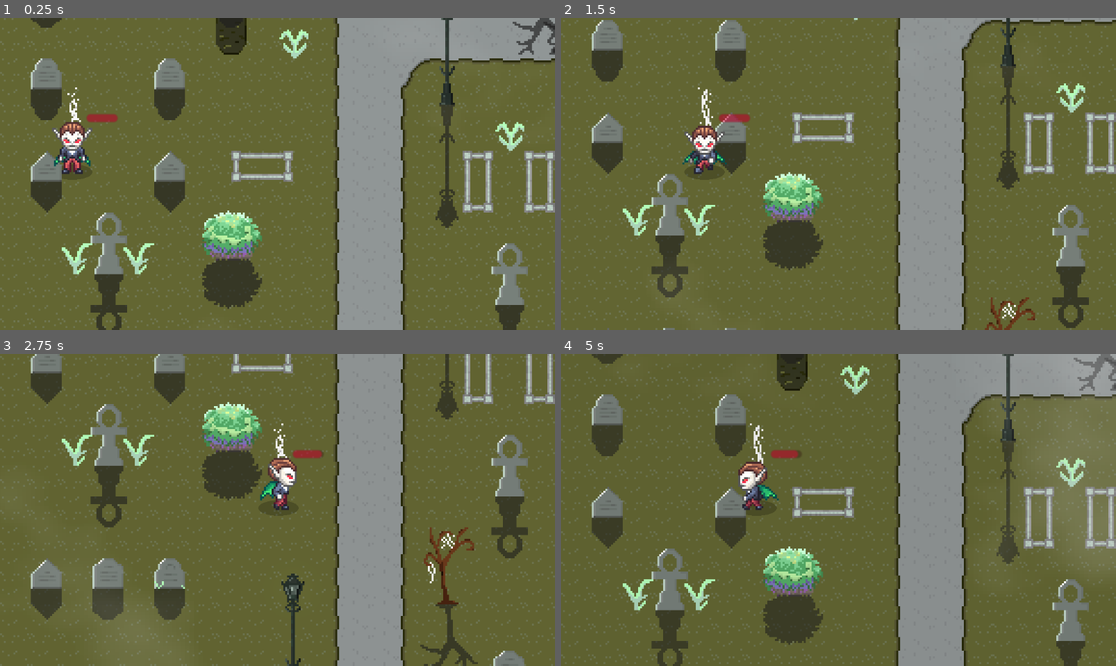
Above: before the commit, frames 1-4 (two rows, left to right).
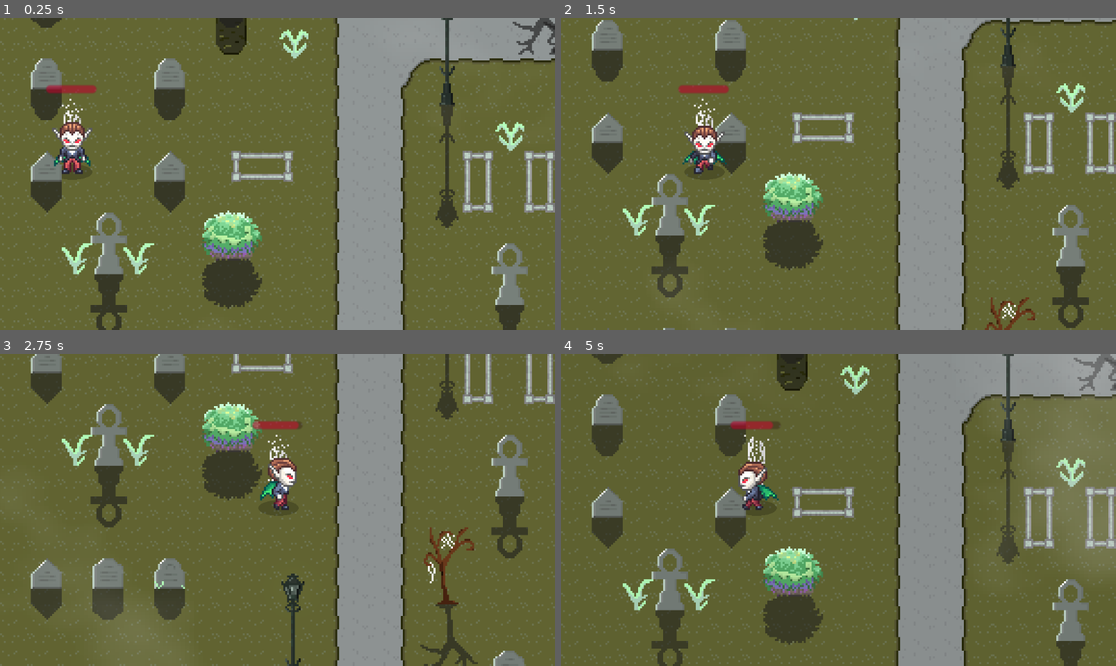
Above: after the commit, the same moments.

Repository: sstrac/shadow_hunters
Game: Godot game, scene res://Scenes/level/Level.tscn
The game is run twice, just before and just after one commit, with the same random seed, the same clock (stepped at 60 frames per second) and the same inputs. The engine's default icon, where the game draws it, is replaced by a stand-in: a white triangle on a blue panel in a dark square.
Inputs:
- Up to frame 1 (0.25 s): no input
- Up to frame 2 (1.5 s): hold D (right) 0.53-1.28 s; hold Down (down) from 1.28 s (still down)
- Up to frame 3 (2.75 s): release Down (down) at 2.03 s; hold D (right) from 2.03 s (still down)
- Up to frame 4 (5 s): release D (right) at 2.78 s; hold Up (up) 2.78-3.53 s; hold A (left) from 3.53 s (still down)

The runs differ from the first frame. In frame 1, 0.5% of the frame differs, in the area x 8-22%, y 21-35%; in frame 2, 0.5%; in frame 3, 0.5%; in frame 4, 0.6%, in the area x 30-44%, y 21-43%.

Commit message:
Flammable trees

Diff:
--- a/Scenes/enemy/Enemy.tscn
+++ b/Scenes/enemy/Enemy.tscn
@@ -1,10 +1,14 @@
-[gd_scene load_steps=9 format=3 uid="uid://bu233gff1gn8a"]
+[gd_scene load_steps=11 format=3 uid="uid://bu233gff1gn8a"]
 
 [ext_resource type="Script" uid="uid://b3uwjqf6n6cf7" path="res://Scripts/enemy/enemy.gd" id="1_aoy28"]
+[ext_resource type="PackedScene" uid="uid://cobetleovo2uf" path="res://Scenes/enemy/FireStarter.tscn" id="2_2hruc"]
 [ext_resource type="PackedScene" uid="uid://72fpu6gyhf23" path="res://Scenes/enemy/EnemySprite.tscn" id="2_sbcbh"]
 [ext_resource type="PackedScene" uid="uid://b48yl0nf8wdqo" path="res://Scenes/HealthComponent.tscn" id="3_2hruc"]
 [ext_resource type="Script" uid="uid://n67u64pp63i3" path="res://Scripts/enemy/enemy_collision.gd" id="4_ynj05"]
 [ext_resource type="PackedScene" uid="uid://c8jx7n7o5ndx" path="res://Scenes/enemy/EnemyDamageCalculator.tscn" id="5_sbcbh"]
+
+[sub_resource type="RectangleShape2D" id="RectangleShape2D_sbcbh"]
+size = Vector2(10, 7)
 
 [sub_resource type="RectangleShape2D" id="RectangleShape2D_xeo28"]
 size = Vector2(5.9849815, 5.867138)
@@ -12,16 +16,17 @@
 [sub_resource type="RectangleShape2D" id="RectangleShape2D_2hruc"]
 size = Vector2(17.422424, 18.823877)
 
-[sub_resource type="RectangleShape2D" id="RectangleShape2D_sbcbh"]
-size = Vector2(10, 7)
+[sub_resource type="CircleShape2D" id="CircleShape2D_ynj05"]
+radius = 5.0
 
 [node name="Enemy" type="CharacterBody2D"]
 script = ExtResource("1_aoy28")
 max_speed = 30
 
-[node name="EnemySprite" parent="." instance=ExtResource("2_sbcbh")]
-
-[node name="HealthComponent" parent="." instance=ExtResource("3_2hruc")]
+[node name="CollisionShape2D" type="CollisionShape2D" parent="."]
+position = Vector2(0, 5.5)
+shape = SubResource("RectangleShape2D_sbcbh")
+debug_color = Color(0.84010965, 0.19445354, 0.8110493, 0.41960785)
 
 [node name="MovementControlArea" type="Area2D" parent="."]
 collision_mask = 3
@@ -41,7 +46,14 @@
 position = Vector2(0.45848516, 4.7684597e-07)
 shape = SubResource("RectangleShape2D_2hruc")
 
-[node name="CollisionShape2D" type="CollisionShape2D" parent="."]
-position = Vector2(0, 5.5)
-shape = SubResource("RectangleShape2D_sbcbh")
-debug_color = Color(0.84010965, 0.19445354, 0.8110493, 0.41960785)
+[node name="FireStarter" parent="." instance=ExtResource("2_2hruc")]
+collision_mask = 5
+
+[node name="CollisionShape2D" type="CollisionShape2D" parent="FireStarter"]
+position = Vector2(-7, -2)
+shape = SubResource("CircleShape2D_ynj05")
+debug_color = Color(0.6427044, 0.5238731, 0.0062856837, 0.41960785)
+
+[node name="EnemySprite" parent="." instance=ExtResource("2_sbcbh")]
+
+[node name="HealthComponent" parent="." instance=ExtResource("3_2hruc")]
--- /dev/null
+++ b/Scenes/enemy/FireStarter.tscn
@@ -0,0 +1,8 @@
+[gd_scene load_steps=2 format=3 uid="uid://cobetleovo2uf"]
+
+[ext_resource type="Script" uid="uid://3q8qo1elhu26" path="res://Scripts/enemy/flame_control.gd" id="1_mlkpa"]
+
+[node name="FireStarter" type="Area2D"]
+script = ExtResource("1_mlkpa")
+
+[connection signal="area_entered" from="." to="." method="_on_area_entered"]
--- a/Scenes/enemy/Wolf.tscn
+++ b/Scenes/enemy/Wolf.tscn
@@ -10,7 +10,7 @@
 size = Vector2(25, 10)
 
 [sub_resource type="RectangleShape2D" id="RectangleShape2D_dvutt"]
-size = Vector2(6.090295, 3.1034675)
+size = Vector2(8.155497, 3.413814)
 
 [node name="Wolf" type="Node2D"]
 script = ExtResource("1_pbcal")
@@ -23,6 +23,7 @@
 [node name="WolfSprite" parent="." instance=ExtResource("3_pbcal")]
 
 [node name="EnemyDamageCalculator" parent="." instance=ExtResource("2_ic838")]
+collision_mask = 2
 damage = 2
 
 [node name="CollisionShape2D" type="CollisionShape2D" parent="EnemyDamageCalculator"]
@@ -34,6 +35,6 @@
 script = ExtResource("5_pbcal")
 
 [node name="CollisionShape2D" type="CollisionShape2D" parent="MovementControlArea"]
-position = Vector2(0.15298116, -1.0000002)
+position = Vector2(3.1529813, -1.5)
 scale = Vector2(2.9052844, 3.2222025)
 shape = SubResource("RectangleShape2D_dvutt")
--- /dev/null
+++ b/Scenes/level/features/FireManager.tscn
@@ -0,0 +1,15 @@
+[gd_scene load_steps=3 format=3 uid="uid://slstn3fiuydx"]
+
+[ext_resource type="Script" uid="uid://bbue2lto4jp3r" path="res://Scripts/level/fire_control.gd" id="1_atkkn"]
+[ext_resource type="AudioStream" uid="uid://cotwlvs451w2j" path="res://Assets/sfx/74964__zmb94__campfire_2.wav" id="2_3s2dy"]
+
+[node name="FireManager" type="Area2D"]
+script = ExtResource("1_atkkn")
+
+[node name="AudioStreamPlayer2D" type="AudioStreamPlayer2D" parent="."]
+stream = ExtResource("2_3s2dy")
+volume_db = -6.82
+max_distance = 70.0
+
+[node name="Timer" type="Timer" parent="."]
+wait_time = 6.0
--- a/Scenes/level/features/Tree.tscn
+++ b/Scenes/level/features/Tree.tscn
@@ -1,11 +1,37 @@
-[gd_scene load_steps=5 format=3 uid="uid://b0raqufcc5446"]
+[gd_scene load_steps=11 format=3 uid="uid://b0raqufcc5446"]
 
 [ext_resource type="Script" uid="uid://d3rvrtssp1l64" path="res://Scripts/level/feature.gd" id="1_5vltj"]
 [ext_resource type="Texture2D" uid="uid://cmcneh2cickpw" path="res://Assets/img/tree.png" id="1_yknac"]
 [ext_resource type="PackedScene" uid="uid://c1xuupikwik72" path="res://Scenes/level/features/ShadowSprite.tscn" id="2_8thjf"]
 [ext_resource type="PackedScene" uid="uid://ckgckoieuocgk" path="res://Scenes/level/features/ShadowCollision.tscn" id="3_8thjf"]
+[ext_resource type="PackedScene" uid="uid://slstn3fiuydx" path="res://Scenes/level/features/FireManager.tscn" id="5_b8a3v"]
+[ext_resource type="Texture2D" uid="uid://c5eha3s1s1eo6" path="res://Assets/img/burning_tree.png" id="6_pc54c"]
+[ext_resource type="PackedScene" uid="uid://3qp0btdn4wnf" path="res://Scenes/level/RadialLight.tscn" id="7_pc54c"]
+
+[sub_resource type="AtlasTexture" id="AtlasTexture_b8a3v"]
+atlas = ExtResource("6_pc54c")
+region = Rect2(0, 44, 32, 44)
+
+[sub_resource type="AtlasTexture" id="AtlasTexture_pc54c"]
+atlas = ExtResource("6_pc54c")
+region = Rect2(0, 0, 32, 44)
+
+[sub_resource type="SpriteFrames" id="SpriteFrames_bk21t"]
+animations = [{
+"frames": [{
+"duration": 1.0,
+"texture": SubResource("AtlasTexture_b8a3v")
+}, {
+"duration": 1.0,
+"texture": SubResource("AtlasTexture_pc54c")
+}],
+"loop": true,
+"name": &"default",
+"speed": 3.0
+}]
 
 [node name="Tree" type="StaticBody2D"]
+collision_layer = 5
 script = ExtResource("1_5vltj")
 
 [node name="CollisionPolygon2D" type="CollisionPolygon2D" parent="."]
@@ -42,3 +68,26 @@
 [node name="CollisionPolygon2D5" type="CollisionPolygon2D" parent="ShadowCollision"]
 position = Vector2(0, 40)
 polygon = PackedVector2Array(-3.1000004, 10.1, -3.1000004, 8.9, -1.8999996, 8.9, -1.8999996, 10.1)
+
+[node name="FireManager" parent="." node_paths=PackedStringArray("fire_animation") instance=ExtResource("5_b8a3v")]
+collision_layer = 4
+collision_mask = 0
+fire_animation = NodePath("../AnimatedSprite2D")
+
+[node name="CollisionPolygon2D" type="CollisionPolygon2D" parent="FireManager"]
+polygon = PackedVector2Array(-3, -10, -1, -10, 0, -5, 3, -2, -4, -2, -3, -4)
+
+[node name="AnimatedSprite2D" type="AnimatedSprite2D" parent="."]
+visible = false
+position = Vector2(0, -20)
+sprite_frames = SubResource("SpriteFrames_bk21t")
+autoplay = "default"
+frame_progress = 0.6494252
+
+[node name="RadialLight" parent="AnimatedSprite2D" instance=ExtResource("7_pc54c")]
+position = Vector2(-3, -10)
+scale = Vector2(0.8320313, 0.7089844)
+
+[node name="RadialLight2" parent="AnimatedSprite2D" instance=ExtResource("7_pc54c")]
+position = Vector2(-2, 15)
+scale = Vector2(0.61328125, 0.5058594)
--- a/Scenes/player/Player.tscn
+++ b/Scenes/player/Player.tscn
@@ -22,22 +22,22 @@
 atlas = ExtResource("3_hg0hj")
 region = Rect2(0, 0, 8, 32)
 
+[sub_resource type="AtlasTexture" id="AtlasTexture_1u68r"]
+atlas = ExtResource("3_hg0hj")
+region = Rect2(32, 0, 8, 32)
+
+[sub_resource type="AtlasTexture" id="AtlasTexture_xb7k6"]
+atlas = ExtResource("3_hg0hj")
+region = Rect2(16, 0, 8, 32)
+
 [sub_resource type="AtlasTexture" id="AtlasTexture_trp67"]
 atlas = ExtResource("3_hg0hj")
 region = Rect2(8, 0, 8, 32)
 
-[sub_resource type="AtlasTexture" id="AtlasTexture_xb7k6"]
-atlas = ExtResource("3_hg0hj")
-region = Rect2(16, 0, 8, 32)
-
 [sub_resource type="AtlasTexture" id="AtlasTexture_v18lm"]
 atlas = ExtResource("3_hg0hj")
 region = Rect2(24, 0, 8, 32)
 
-[sub_resource type="AtlasTexture" id="AtlasTexture_1u68r"]
-atlas = ExtResource("3_hg0hj")
-region = Rect2(32, 0, 8, 32)
-
 [sub_resource type="SpriteFrames" id="SpriteFrames_h8poa"]
 animations = [{
 "frames": [{
@@ -45,20 +45,20 @@
 "texture": SubResource("AtlasTexture_pe0xw")
 }, {
 "duration": 1.0,
+"texture": SubResource("AtlasTexture_1u68r")
+}, {
+"duration": 1.0,
+"texture": SubResource("AtlasTexture_xb7k6")
+}, {
+"duration": 1.0,
 "texture": SubResource("AtlasTexture_trp67")
 }, {
 "duration": 1.0,
-"texture": SubResource("AtlasTexture_xb7k6")
-}, {
-"duration": 1.0,
 "texture": SubResource("AtlasTexture_v18lm")
-}, {
-"duration": 1.0,
-"texture": SubResource("AtlasTexture_1u68r")
 }],
 "loop": true,
 "name": &"default",
-"speed": 10.0
+"speed": 8.0
 }]
 
 [sub_resource type="AtlasTexture" id="AtlasTexture_2getf"]
@@ -715,17 +715,24 @@
 
 [node name="Smoke" type="AnimatedSprite2D" parent="."]
 modulate = Color(0.89492244, 0.89492244, 0.8949224, 1)
-position = Vector2(1, -30)
+position = Vector2(-2, -24)
 sprite_frames = SubResource("SpriteFrames_h8poa")
 autoplay = "default"
 frame_progress = 0.35898438
+
+[node name="Smoke2" type="AnimatedSprite2D" parent="Smoke"]
+modulate = Color(0.89492244, 0.89492244, 0.8949224, 1)
+position = Vector2(5, 2)
+sprite_frames = SubResource("SpriteFrames_h8poa")
+autoplay = "default"
+flip_h = true
 
 [node name="AnimatedSprite2D" type="AnimatedSprite2D" parent="."]
 clip_children = 2
 position = Vector2(1, -12)
 sprite_frames = SubResource("SpriteFrames_c8bqh")
 animation = &"idle"
-frame = 2
+frame = 1
 
 [node name="ColorRect" type="ColorRect" parent="AnimatedSprite2D"]
 modulate = Color(1, 1, 1, 0)
@@ -769,10 +776,10 @@
 
 [node name="HealthBar" type="ProgressBar" parent="." node_paths=PackedStringArray("health_comp")]
 modulate = Color(1, 0, 0.16470589, 1)
-offset_left = 8.0
-offset_top = -31.0
-offset_right = 24.0
-offset_bottom = -27.0
+offset_left = -13.0
+offset_top = -46.0
+offset_right = 13.0
+offset_bottom = -42.0
 step = 1.0
 value = 50.0
 show_percentage = false
--- /dev/null
+++ b/Scripts/enemy/flame_control.gd
@@ -0,0 +1,9 @@
+extends Area2D
+
+
+func _on_area_entered(area: Area2D) -> void:
+	if area.get_collision_layer_value(3): #flammable body
+		var chance_of_fire = ( randi() % 2 ) * -1
+		print(chance_of_fire)
+		if chance_of_fire:
+			area.start_fire()
--- /dev/null
+++ b/Scripts/level/fire_control.gd
@@ -0,0 +1,13 @@
+extends Node
+
+@export var fire_animation: AnimatedSprite2D
+@onready var audio: AudioStreamPlayer2D = get_node("AudioStreamPlayer2D")
+@onready var timer: Timer = get_node("Timer")
+
+func _ready():
+	timer.timeout.connect(get_parent().queue_free)
+
+func start_fire():
+	fire_animation.show()
+	audio.play()
+	timer.start()
Binary file changed: Assets/img/burning_tree.png
Not shown, added: Assets/sfx/523439__clearwavsound__night-time-crickets-call.wav.import
Not shown, added: Assets/sfx/74964__zmb94__campfire_2.wav.import
Not shown, changed: COLLISION_LAYERS.txt
Not shown, added: Scripts/enemy/flame_control.gd.uid
Not shown, added: Scripts/level/fire_control.gd.uid
Not shown, added: Assets/sfx/523439__clearwavsound__night-time-crickets-call.wav
Not shown, added: Assets/sfx/74964__zmb94__campfire_2.wav
